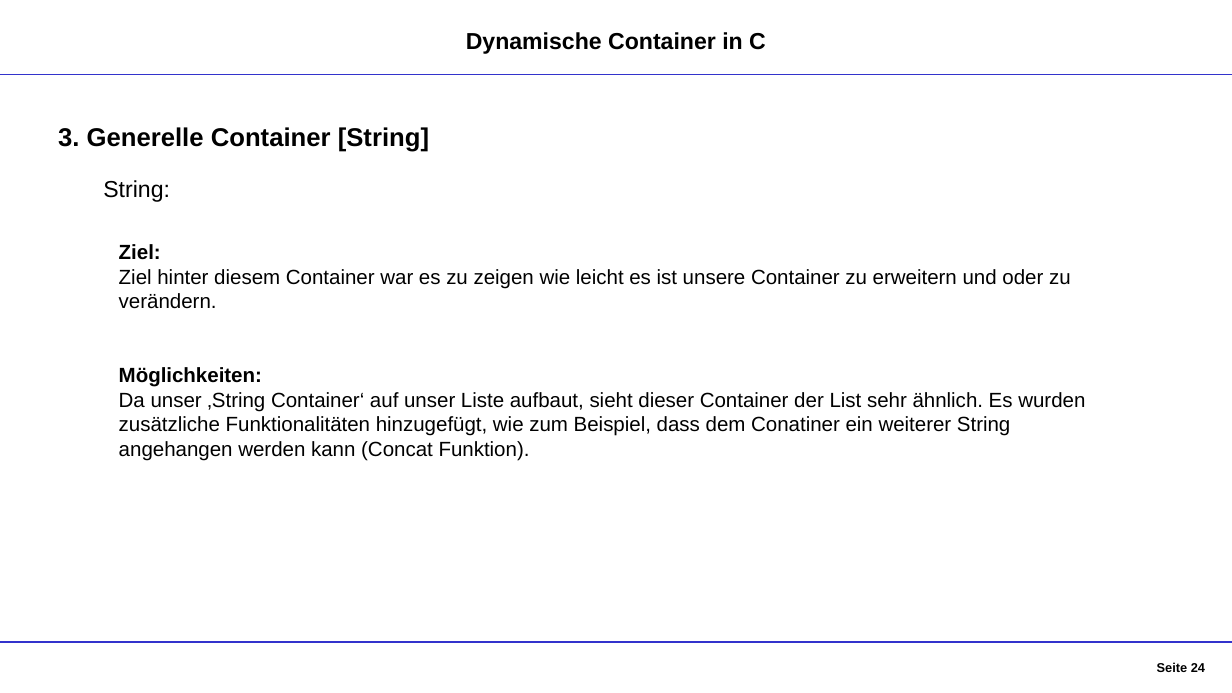
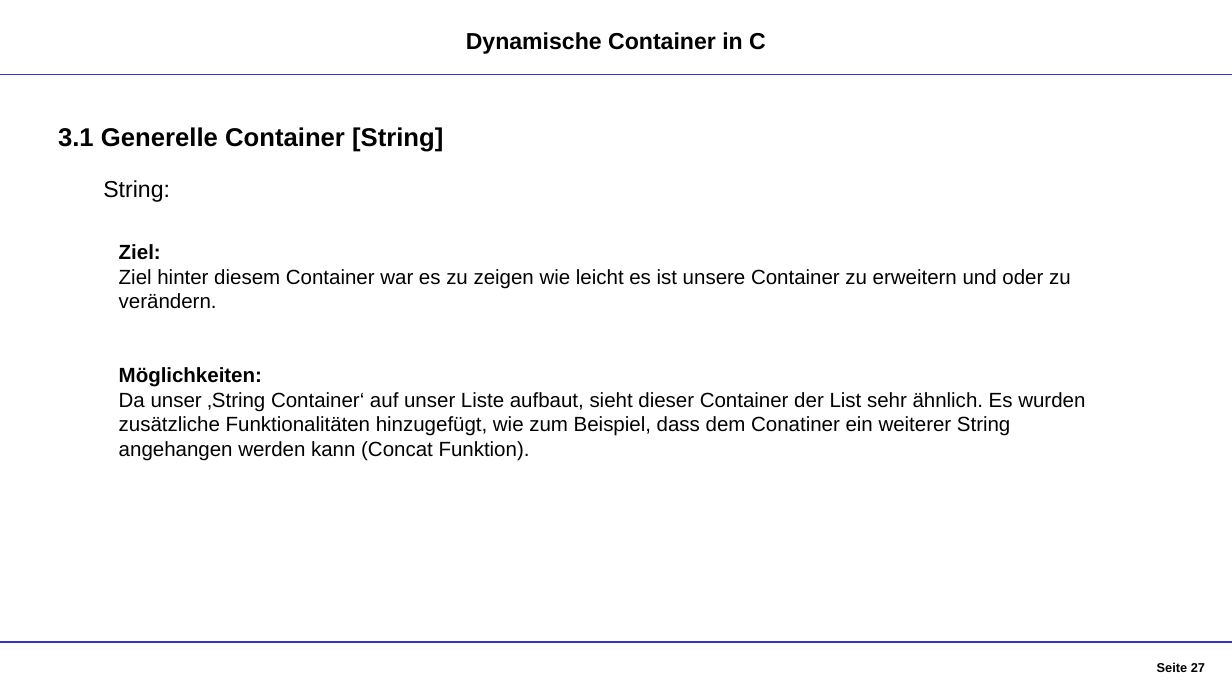
Before and after one commit to DennisGoss99/InPr_DynamicCollections, a slide deck: slide 27 of Dokumentation/Container - Präsentation.pptx (slide 24 before the commit). Drawn at 1232x693 pixels with LibreOffice and Linux fonts; fonts in the diff are those of the drawing. Boxes give left, top, right and bottom in pixels: in the first picture for what was removed or moved away, otherwise in the second. Text is boxed around its words. In the diff, an @@ line names an element or a change of style, - is before the commit and + after.

```diff
--- a/Dokumentation/Container - Präsentation.pptx
+++ b/Dokumentation/Container - Präsentation.pptx
@@ text at (58, 127, 443, 152): text changed @@
-3. Generelle Container [String]
+3.1 Generelle Container [String]
@@ page number at (1157, 662, 1205, 672): text changed @@
-Seite 24
+Seite 27
```
Also in this commit, not shown: 22 other slides changed, 4 slides added, 1 slide removed.
